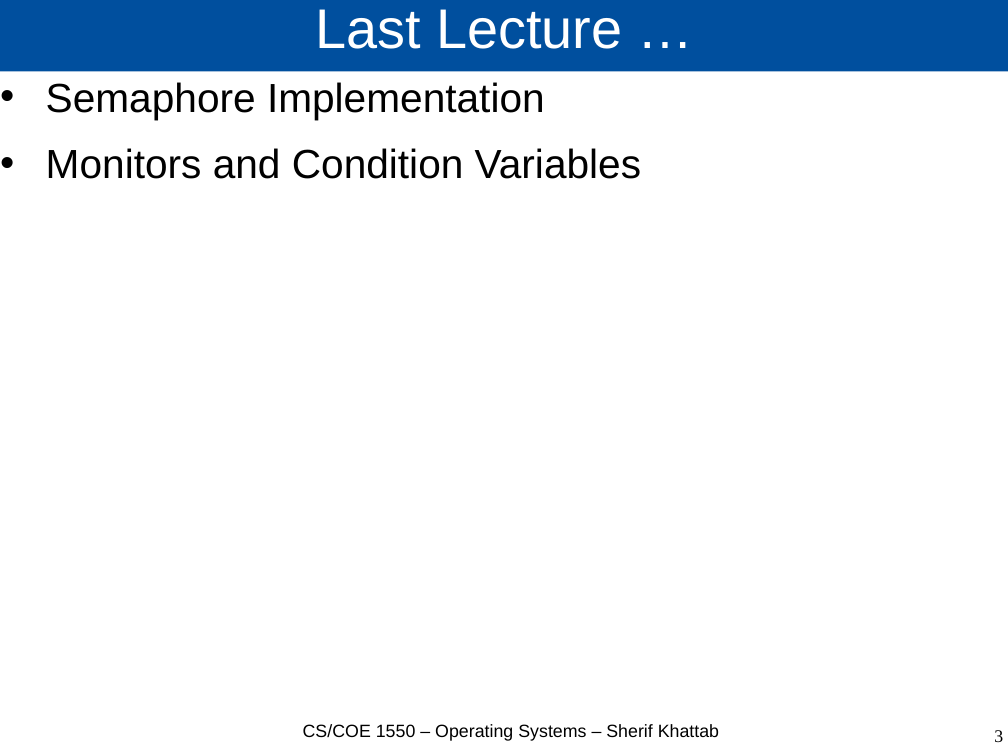
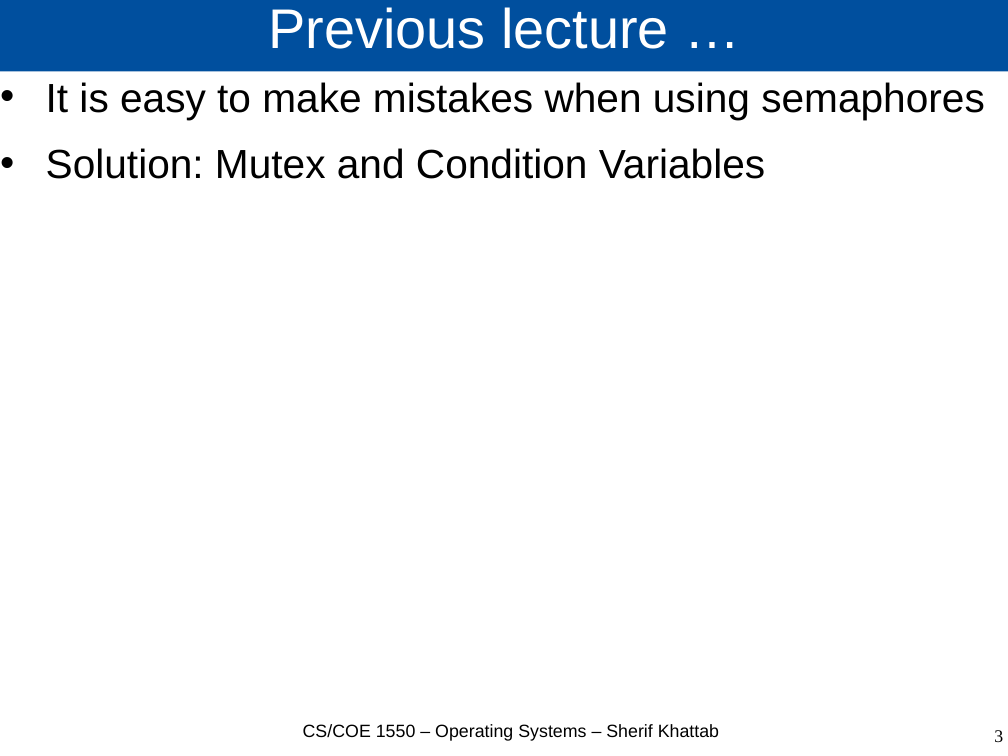
Before and after one commit to cs1550-2224/cs1550-code-handouts, a slide deck: slide 3 of DraftSlides/Lecture8.pptx. Drawn at 1008x756 pixels with LibreOffice and Linux fonts; fonts in the diff are those of the drawing. Boxes give left, top, right and bottom in pixels: in the first picture for what was removed or moved away, otherwise in the second. Text is boxed around its words. In the diff, an @@ line names an element or a change of style, - is before the commit and + after.

```diff
--- a/DraftSlides/Lecture8.pptx
+++ b/DraftSlides/Lecture8.pptx
@@ title at (269, 7, 669, 49): text changed @@
-Last Lecture …
+Previous lecture …
@@ text at (46, 82, 985, 179): text changed @@
-• Semaphore Implementation
-• Monitors and Condition Variables
+• It is easy to make mistakes when using semaphores
+• Solution: Mutex and Condition Variables
```
Also in this commit, not shown: 6 other slides changed, 10 slides added, 6 slides removed, 1 other file.
